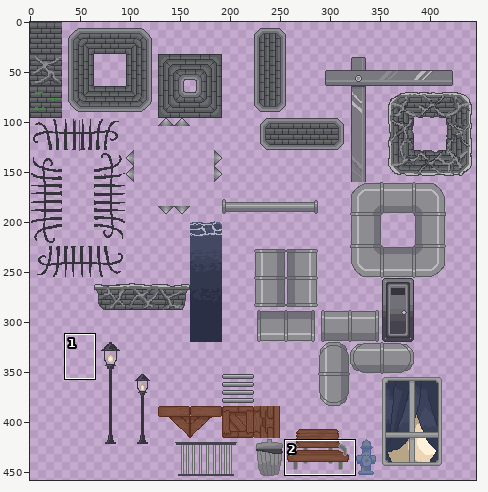
Sprite sheet, stored at sprites/environment_sheet.png. The first picture is a wide view before the edit; the outline marks the close-up.
Close-up. Before the commit:
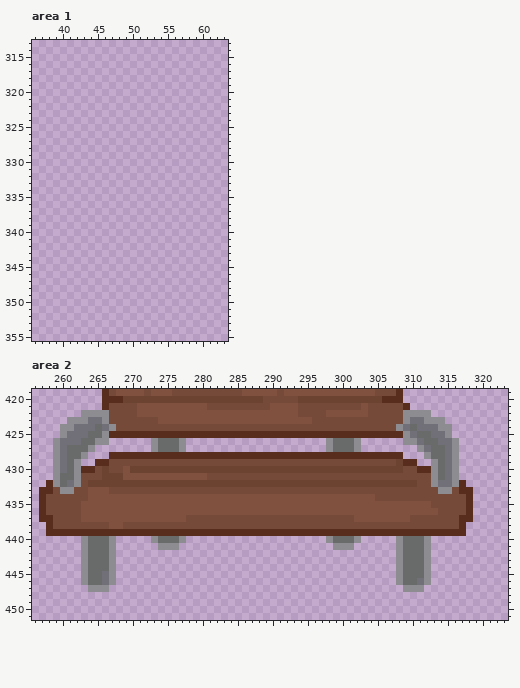
The file is 480x480 pixels. Colours within 5 levels of each other are drawn and written as one. Shown: area 1: x 36..63, y 313..355; area 2: x 256..323, y 419..451. The wide view leaves out empty margins.
After the commit:
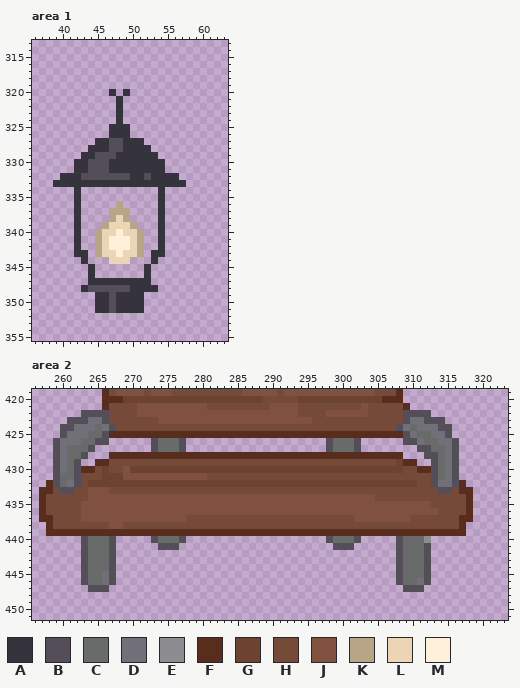
Palette (. is transparent): A #35333b  B #534e58  C #696a6a  D #716f77  E #8d8c91  F #582d1d  G #6c4231  H #764a39  J #80513e  K #b8a487  L #ebd5b4  M #fff0d9
Log entry: added a hanging lantern
Changes in this commit:
Changed rows in their new state; - is an unchanged pixel.
Area 1:
first column x 39:
320 --------A-A--------
321 ---------A---------
322 ---------A---------
323 ---------A---------
324 ---------A---------
325 --------AAA--------
326 --------AAA--------
327 ------AABBAAA------
328 -----AAABBAAAA-----
329 ----AABBBAAAAAA----
330 ---AABBBAAAAAAAA---
331 ---AABBBAAAAAAAA---
332 -AAABBBBBBBAABAAAA-
333 AAAAAAAAAAAAAAAAAAA
334 ---A-----------A---
335 ---A-----------A---
336 ---A-----K-----A---
337 ---A----KKK----A---
338 ---A----KLK----A---
339 ---A---KLLLK---A---
340 ---A--KLLMLLK--A---
341 ---A--KLMMMLK--A---
342 ---A--KLMMMLK--A---
343 ---AA-KLLMLLK-AA---
344 ----A---LLL---A----
345 -----A-------A-----
346 -----A-------A-----
347 -----AAAAAAAAA-----
348 ----ABBBBBBAAAA----
349 ------AABAAAA------
350 ------AABAAAA------
351 ------AABAAAA------
Area 2:
first column x 259:
422 ----BBBB------------------------------------------BBBB----
423 --BBB--B------------------------------------------B--BBB--
424 -BB-----B----------------------------------------B-----BB-
425 -B-----B------------------------------------------B-----B-
426 B-----BB------B---B--------------------B---B------BB-----B
427 B----B--------B---B--------------------B---B--------BB---B
428 B---B------------------------------------------------BB--B
429 B--B--------------------------------------------------B--B
430 B--B--------------------------------------------------B--B
431 B--B--------------------------------------------------B--B
432 B--B--------------------------------------------------B--B
433 -BB----------------------------------------------------BB-
first column x 263:
440 B---B-----B---B--------------------B---B-----B----
441 B---B------BBB----------------------BBB------B---B
442 B---B----------------------------------------B---B
443 B---B----------------------------------------B---B
444 B---B----------------------------------------B---B
445 B---B----------------------------------------B---B
446 B---B----------------------------------------B---B
447 -BBB------------------------------------------BBB-
